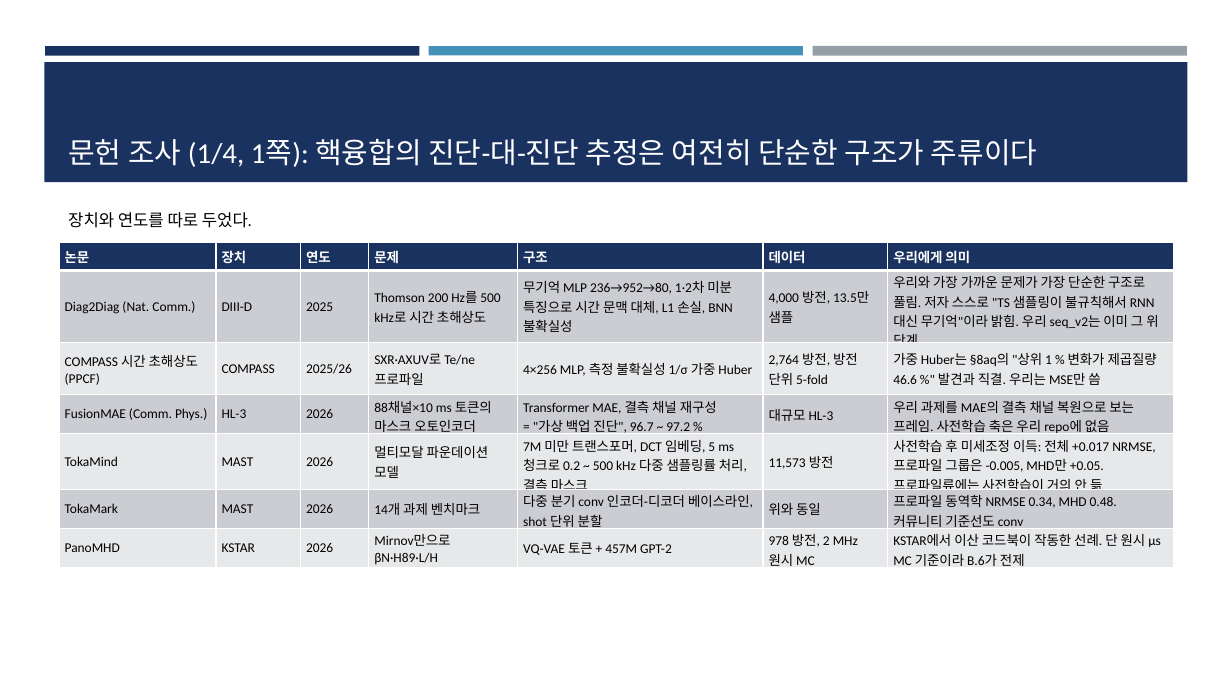
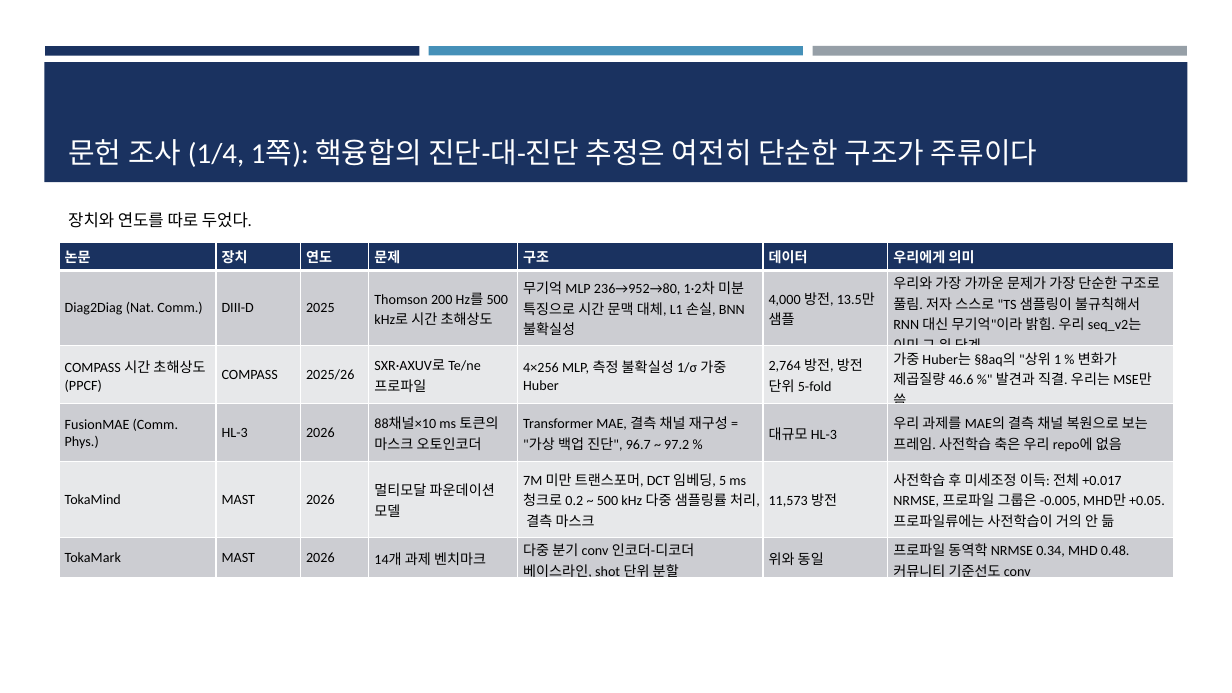
Before and after one commit to iseungsang01/ml-intern-revision, a slide deck: slide 56 of docs/presentation/KSTAR_CES_졸논정리_논문흐름.pptx (slide 55 before the commit). Drawn at 1232x693 pixels with LibreOffice and Linux fonts; fonts in the diff are those of the drawing. Boxes give left, top, right and bottom in pixels: in the first picture for what was removed or moved away, otherwise in the second. Text is boxed around its words. In the diff, an @@ line names an element or a change of style, - is before the commit and + after.

```diff
--- a/docs/presentation/KSTAR_CES_졸논정리_논문흐름.pptx
+++ b/docs/presentation/KSTAR_CES_졸논정리_논문흐름.pptx
@@ table at (59,243,1174,584) @@
-row 7: PanoMHD | KSTAR | 2026 | Mirnov만으로 βN·H89·L/H | VQ-VAE 토큰 + 457M GPT-2 | 978 방전, 2 MHz 원시 MC | KSTAR에서 이산 코드북이 작동한 선례. 단 원시 μs MC 기준이라 B.6가 전제
```
Also in this commit, not shown: 4 other slides changed, 2 slides added, 12 other files.
